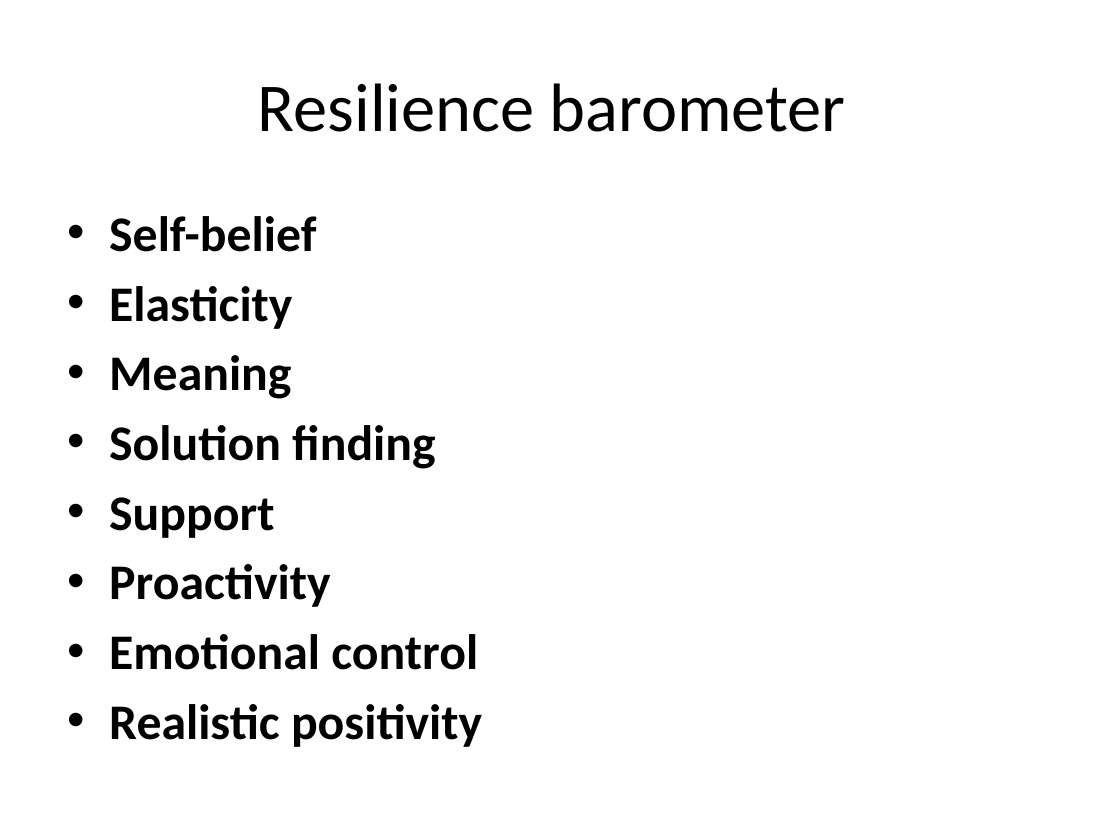
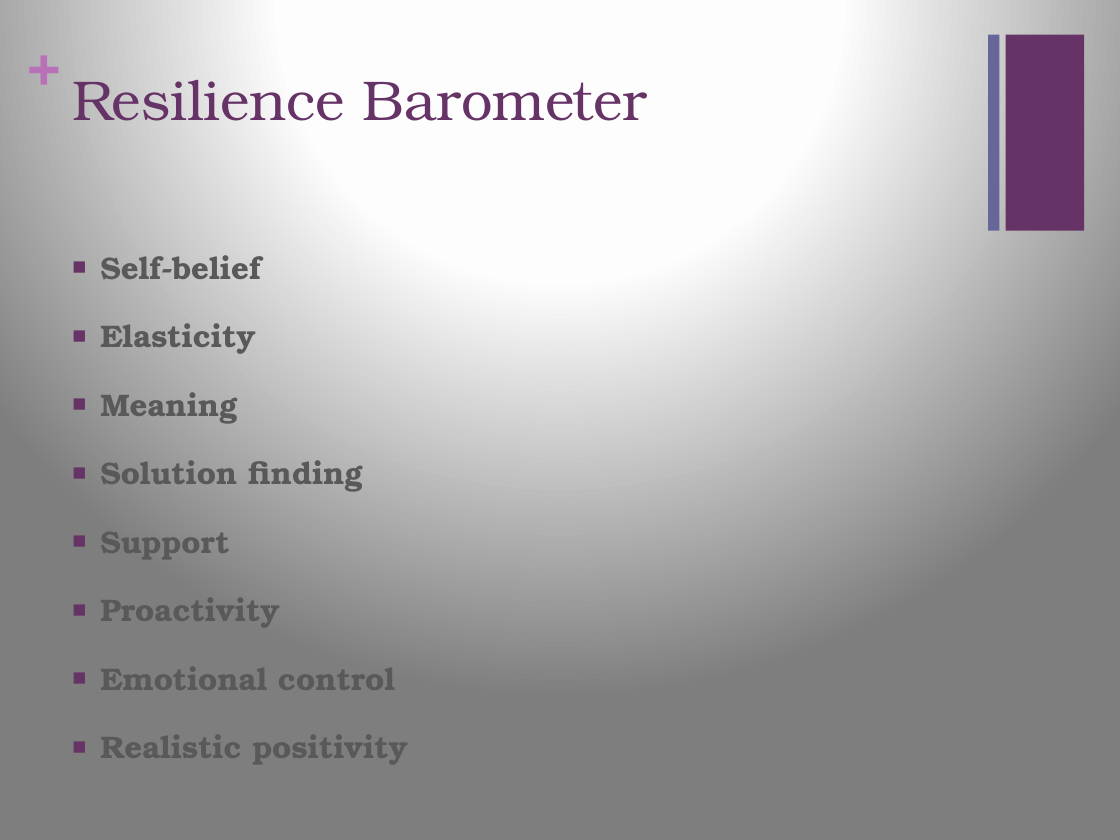
Before and after one commit to dpetousis/test, a slide deck: slide 4 of LBS Presentation.pptx. Drawn at 1120x840 pixels with LibreOffice and Linux fonts; fonts in the diff are those of the drawing. Boxes give left, top, right and bottom in pixels: in the first picture for what was removed or moved away, otherwise in the second. Text is boxed around its words. In the diff, an @@ line names an element or a change of style, - is before the commit and + after.

```diff
--- a/LBS Presentation.pptx
+++ b/LBS Presentation.pptx
@@ background #FFFFFF to gradient #FFFFFF to #FEFEFE to #7F7F7F @@
@@ text added at [27,28,59,96], 36 pt, text #B870B8, bold @@
++
@@ title "Resilience Barometer" at [72,80,647,121]: vertical alignment middle to top @@
@@ rectangle added at [988,35,999,231], fill #666699 @@
@@ rectangle added at [1006,35,1084,231], fill #663366 @@
@@ title at [72,80,647,121]: text changed; size 44 to 36 pt; font Calibri to TeX Gyre Bonum; text colour #000000 to #663366 @@
-Resilience barometer
+Resilience Barometer
@@ text "Self-belief": place and size @@
-text "Self-belief" at [109,216,482,747]
+text "Self-belief" at [100,255,408,768]
@@ text "Self-belief" at [100,255,408,768]: size 32 to 20 pt, font Calibri to TeX Gyre Bonum, text colour #000000 to #595959; bullet • to ■; more space between paragraphs @@
```
Also in this commit, not shown: 8 other slides changed, 1 slide added, 1 slide removed.
